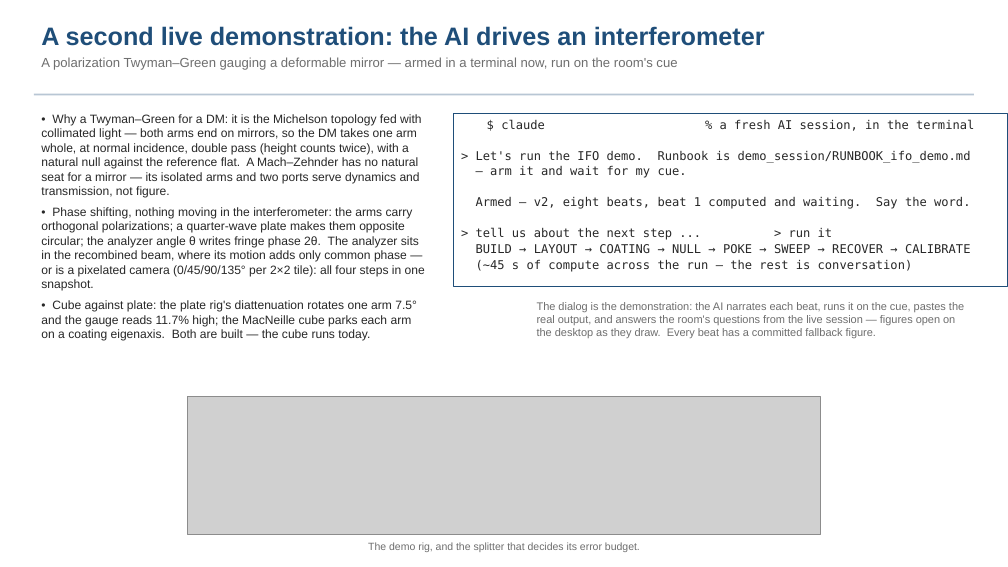
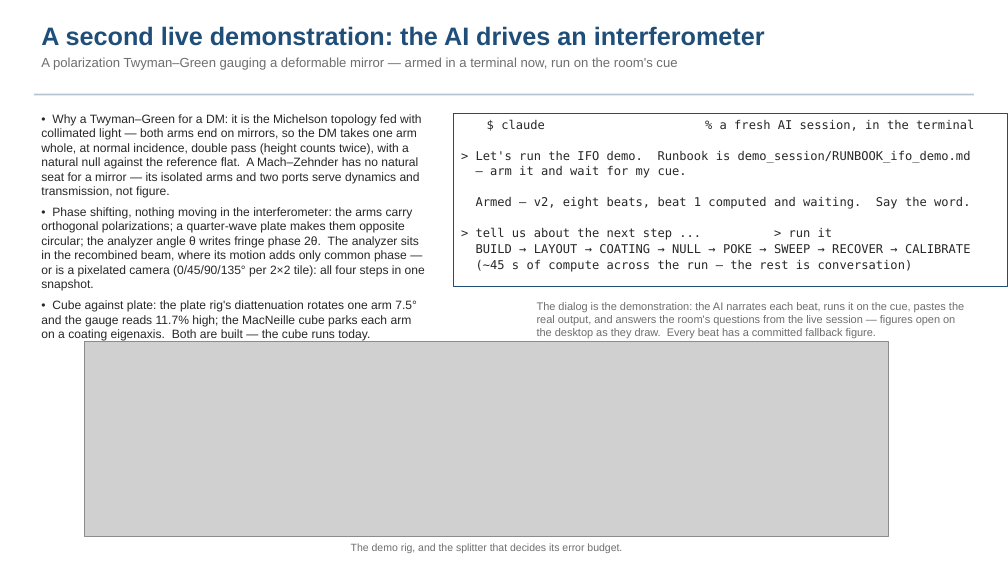
Before and after one commit to nasa-jpl/macos, a slide deck: slide 14 of demo_session/baseline_pass3.pptx. Drawn at 1008x567 pixels with LibreOffice and Linux fonts; fonts in the diff are those of the drawing; grey boxes stand for pictures. Boxes give left, top, right and bottom in pixels: in the first picture for what was removed or moved away, otherwise in the second. Text is boxed around its words. In the diff, an @@ line names an element or a change of style, - is before the commit and + after.

```diff
--- a/demo_session/baseline_pass3.pptx
+++ b/demo_session/baseline_pass3.pptx
@@ picture: place and size @@
-picture at (188, 396, 820, 535)
+picture at (85, 342, 889, 536)
@@ text "The demo rig, and the ...": place and size @@
-text "The demo rig, and the ..." at (368, 542, 640, 552)
+text "The demo rig, and the ..." at (351, 543, 622, 553)
```
Also in this commit, not shown: 5 other slides changed, 5 other files.
